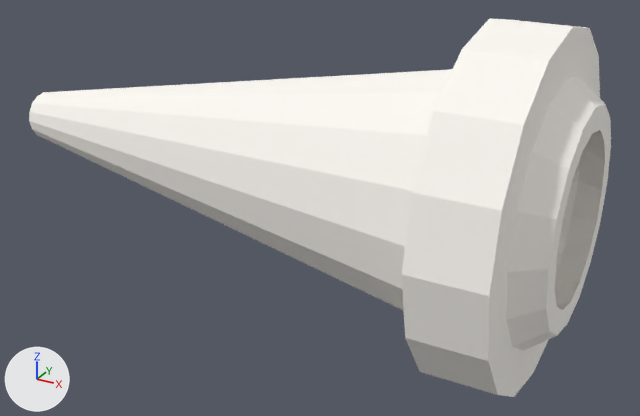
Renders of the Blender file Assets/Models/FireHose.blend from each side of a commit.
Camera for both pictures: a camera (50 mm lens) standing at (2.35, -5.88, 2.6) and looking at (-0.91, 0.05, -0.37). Every picture has the same lights, and +X, +Y and +Z are marked at lower left.

Before the edit, the objects in view are built like this:
```python
me_cylinder = bpy.data.meshes.new('Cylinder')
me_cylinder.from_pydata(...)  # 144 vertices, 130 faces; spans x -1.35..1.35, y -1.35..1.35, z -3.88..1.21
me_cylinder.materials.append(mat_firehose_mat)  # white #fffbf6
ob_cylinder = bpy.data.objects.new('Cylinder', me_cylinder)
ob_cylinder.location = (0.0, 0.0, 0.0)
ob_cylinder.rotation_euler = (0.0, 1.571, 0.0)  # degrees (0, 90, 0)
```
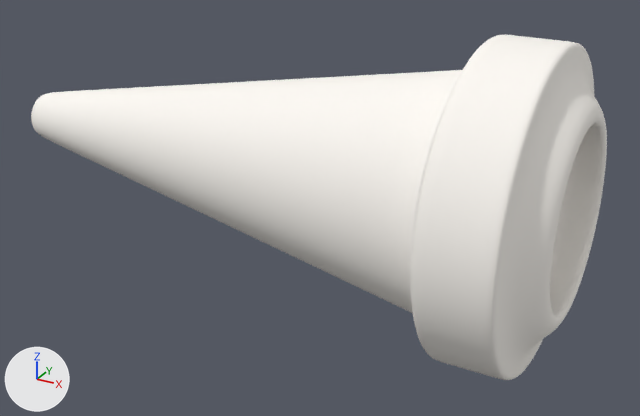
What differs and where, as boxes (x1, y1, x2, y2) in the pictures (640 x 416 px):
'Cylinder', reshaped, modifiers changed (9% shorter)
    before: (29, 18, 611, 397)
    after: (31, 35, 607, 380)
part 1 of me_cylinder, built on
    before: (29, 69, 452, 311)
    after: (31, 35, 560, 377)
part 2 of me_cylinder, shading changed
    before: (488, 27, 611, 397)
    after: (505, 49, 607, 376)

The change in detail:
me_cylinder is used by ob_cylinder; location (0.0, 0.0, 0.0); rotation (0.0, 1.571, 0.0), in degrees (0, 90, 0).
me_cylinder had 144 vertices, 130 faces and spanned x -1.35..1.35, y -1.35..1.35, z -3.88..1.21.
me_cylinder now has 225 vertices, 225 faces and spans x -1.25..1.25, y -1.25..1.25, z -3.88..1.21.
Part 1, on me_cylinder:
16 vertices are removed from x -1.0..1.0, y -1.0..1.0, z 0.43.
33 faces are deleted.
32 vertices move from x -1.35..1.35, y -1.35..1.35, z 0.43..1.0 to x -1.25..1.25, y -1.25..1.25, z 0.98..1.0.
81 vertices are added at x -1.25..1.25, y -1.25..1.25, z -3.88..0.43.
16 new vertices lie (0.0, 0.0, -0.52) away from vertices in x -1.35..1.35, y -1.35..1.35, z 0.43.
128 new faces join them.
me_cylinder part 2: 97 kept faces spanning x -1.25..1.25, y -1.25..1.25, z 0.74..1.21 are now shaded smooth.
Object 'Cylinder' (ob_cylinder) gains a SUBSURF modifier named 'Subdivision'.
